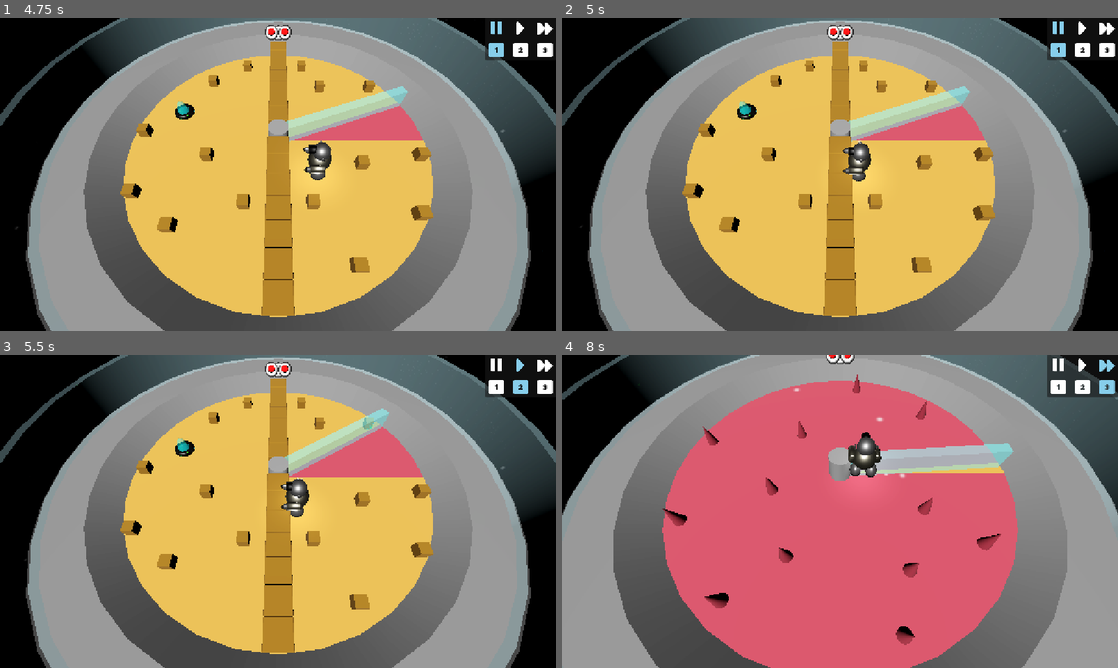
Above: before the commit, frames 1-4 (two rows, left to right).
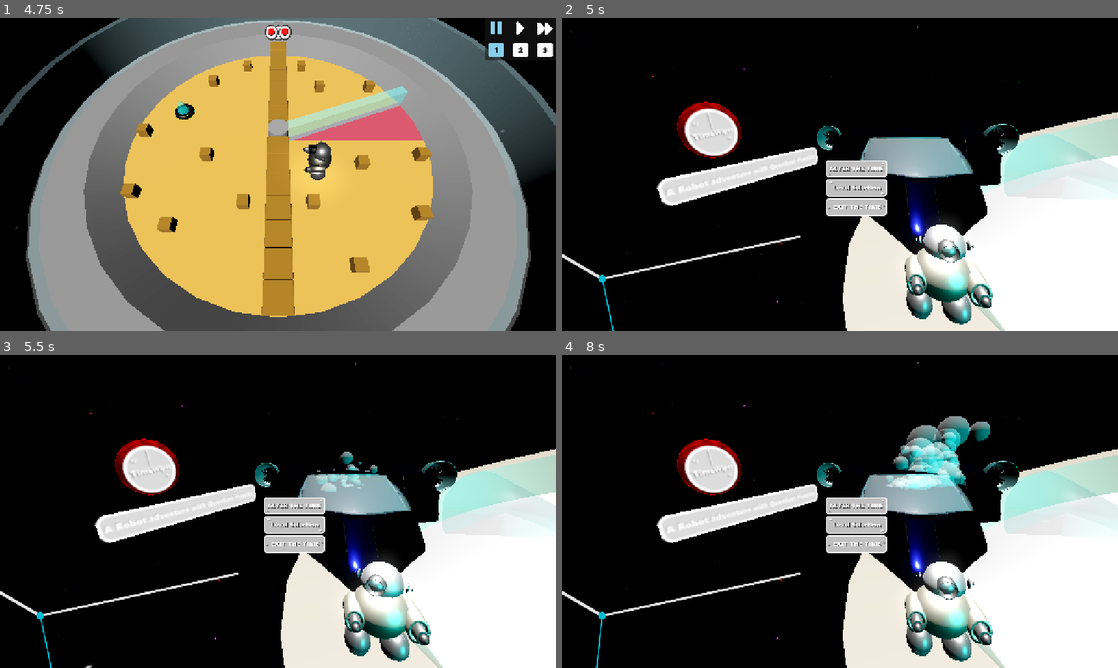
Above: after the commit, the same moments.

Repository: MisterIXI/gmtk25
Game: Godot game, scene res://scenes/levels/main_menu.tscn
Two runs of this game, one before a commit and one after it. Both use one fixed random seed, a clock stepped at 60 frames per second and the inputs below.
Inputs (mouse positions are in pixels of both pictures, inside the frame that each line leads up to):
- Up to frame 1 (4.75 s): click (294, 158) at 0.5 s; tap Enter at 1.25 s; move the mouse to (400, 158) at 1.27 s; hold D (move_right) 1.28-2.03 s; hold E (interact) 1.28-2.03 s; tap Space (jump) at 1.52, 2.27, 3.77, 4.52 s; move the mouse to (166, 190) at 2.02 s; hold S (move_down) 2.03-2.78 s; tap Mouse wheel up (zoom_in) at 2.1 s; move the mouse to (333, 105) at 2.77 s; hold D (move_right) 2.78-3.53 s; tap Mouse wheel down (zoom_out) at 2.85 s; move the mouse to (250, 237) at 3.52 s; hold W (move_up) 3.53-4.28 s; tap R at 3.6 s; move the mouse to (444, 221) at 4.27 s; hold A (move_left) from 4.28 s (still down); tap 1 at 4.35 s
- Up to frame 2 (5 s): keep holding A (move_left); tap Escape (escape) at 4.9 s
- Up to frame 3 (5.5 s): keep holding A (move_left); move the mouse to (111, 464) at 5.02 s; tap 2 at 5.1 s; tap Space (jump) at 5.27 s
- Up to frame 4 (8 s): tap P (pause) at 5.65 s; move the mouse to (867, 511) at 5.77 s; release A (move_left) at 5.78 s; hold S (move_down) 5.78-6.53 s; tap 3 at 5.85 s; move the mouse to (756, 433) at 6.52 s; hold D (move_right) 6.53-7.28 s; tap E (interact) at 6.6 s; tap Space (jump) at 6.77, 7.52 s; move the mouse to (962, 495) at 7.27 s; hold W (move_up) from 7.28 s (still down); tap Mouse wheel up (zoom_in) at 7.35 s

Frame 1 is identical in both runs. In frame 2, 88% of the frame differs, in the area x 0-100%, y 0-100%; in frame 3, 88%; in frame 4, 95%.

Commit message:
improved level flow and readded escape to go back to menu

Diff:
--- a/scenes/Autoload/level_manager.gd
+++ b/scenes/Autoload/level_manager.gd
@@ -22,12 +22,14 @@
 
 ### this function will switch in level selection scene
 func on_level_change(index : int) ->void:
-
-	call_deferred("_start_new_scene",level_nodes[index])
-	current_index = index
+	if index >= level_nodes.size():
+		go_to_menu()
+	else:
+		call_deferred("_start_new_scene",level_nodes[index], index)
+		current_index = index
 
 func on_start_game() ->void:
-	call_deferred("_start_new_scene",level_nodes[0])
+	call_deferred("_start_new_scene",level_nodes[0], 0)
 	current_index = 0
 
 ### this function will switch in continues gaming after using the portal
@@ -36,7 +38,9 @@
 	if current_index != -1:
 		level_beaten_status[current_index] = true
 		Mainmenu.update_level_beaten_states(level_beaten_status)
-	go_to_menu()
+		on_level_change(current_index + 1)
+	else:
+		go_to_menu()
 	# if current_scene == null:
 	# 	go_to_menu()
 	# else:
--- a/scenes/main-menu/mainmenu.gd
+++ b/scenes/main-menu/mainmenu.gd
@@ -13,13 +13,14 @@
 var active_tween: Tween
 var _is_game_paused: bool = false
 
-# func _input(event: InputEvent) -> void:
-# 	if event.is_action_pressed("escape") and !_is_game_paused:
-# 		#Pause Game
-# 		print("PAUSED GAME")
-# 		#click sound
-# 		SoundManager.playSound(SoundManager.SOUND.CLICK)
-# 		_on_button_paused_game_pressed()
+func _input(event: InputEvent) -> void:
+	if event.is_action_pressed("escape"):# and !_is_game_paused:
+		LevelManager.go_to_menu()
+		# #Pause Game
+		# print("PAUSED GAME")
+		# #click sound
+		# SoundManager.playSound(SoundManager.SOUND.CLICK)
+		# _on_button_paused_game_pressed()
 
 func _init():
 	hide()
@@ -60,7 +61,7 @@
 	on_scene_change_cast_transition_effect()
 	#hide start button and show resume
 	_start_button.hide()
-	_resume_button.show()
+	# _resume_button.show()
 	#click sound
 	SoundManager.playSound(SoundManager.SOUND.CLICK)
 	menu_control.hide()
